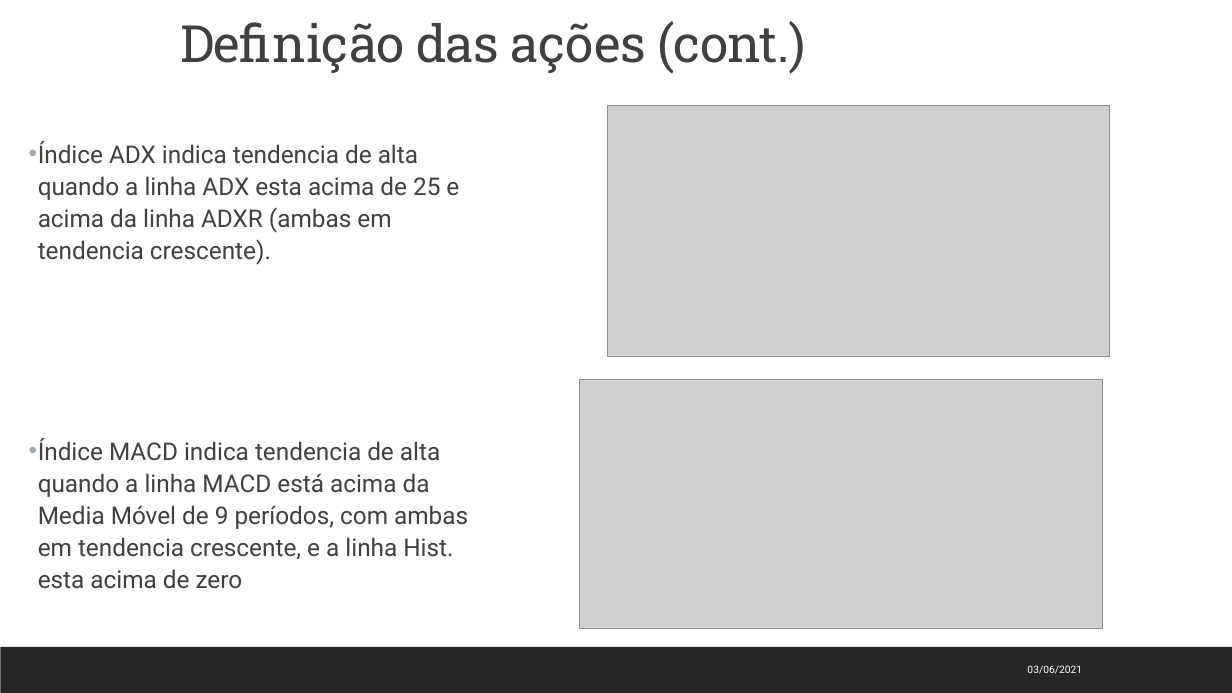
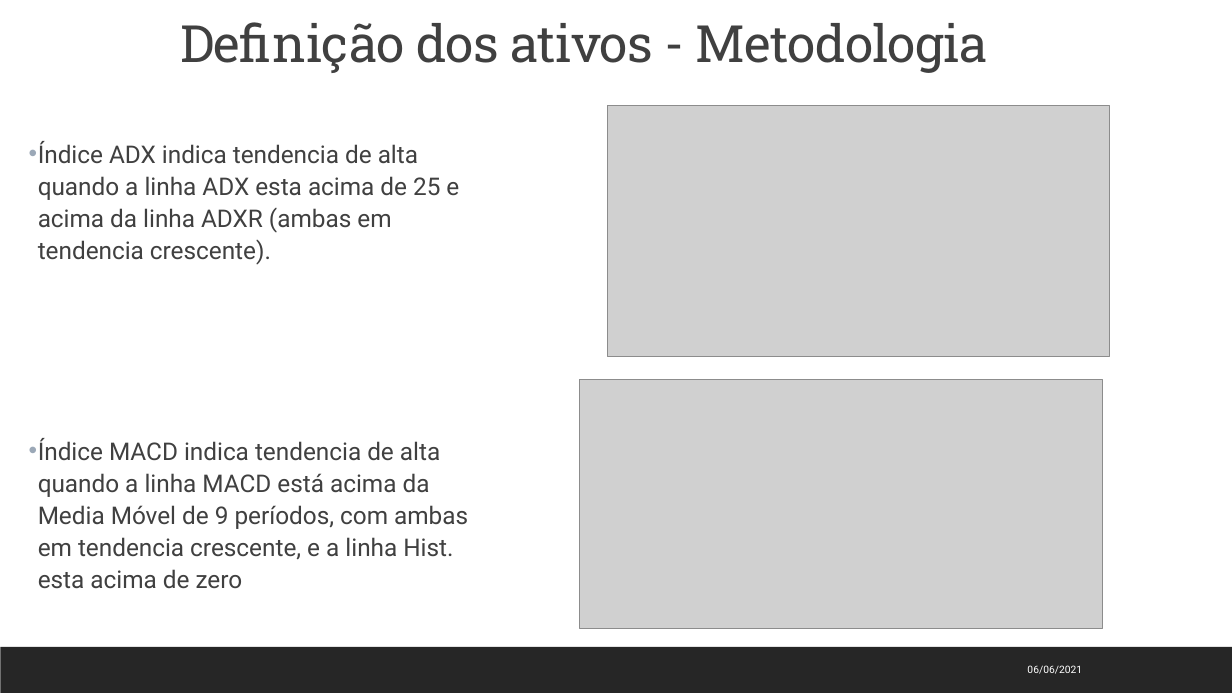
Before and after one commit to jmppsalles/Projeto_Final_AWARI, a slide deck: slide 5 of Trabalho final AWARI - João Marcos Salles - 20210610.pptx. Drawn at 1232x693 pixels with LibreOffice and Linux fonts; fonts in the diff are those of the drawing; grey boxes stand for pictures. Boxes give left, top, right and bottom in pixels: in the first picture for what was removed or moved away, otherwise in the second. Text is boxed around its words. In the diff, an @@ line names an element or a change of style, - is before the commit and + after.

```diff
--- a/Trabalho final AWARI - João Marcos Salles - 20210610.pptx
+++ b/Trabalho final AWARI - João Marcos Salles - 20210610.pptx
@@ title at [181, 22, 988, 73]: text changed @@
-Definição das ações (cont.)
+Definição dos ativos - Metodologia
@@ text at [1027, 665, 1082, 674]: text changed @@
-03/06/2021
+06/06/2021
```
Also in this commit, not shown: 5 other slides changed, 6 slides added, 1 other file.
